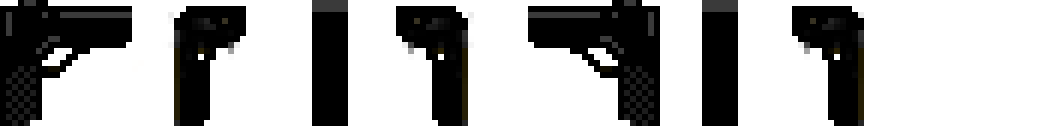
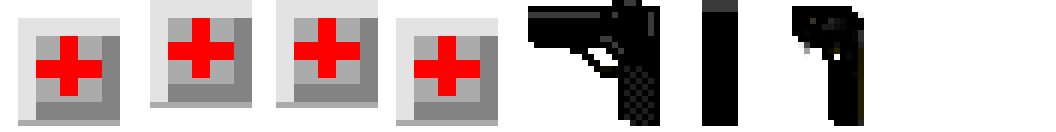
Layer changes from the first 1056×132 image to the second:
renamed "coin_animated.png" to "pistola_animated.png", painted on it over [0, 0, 498, 126]
